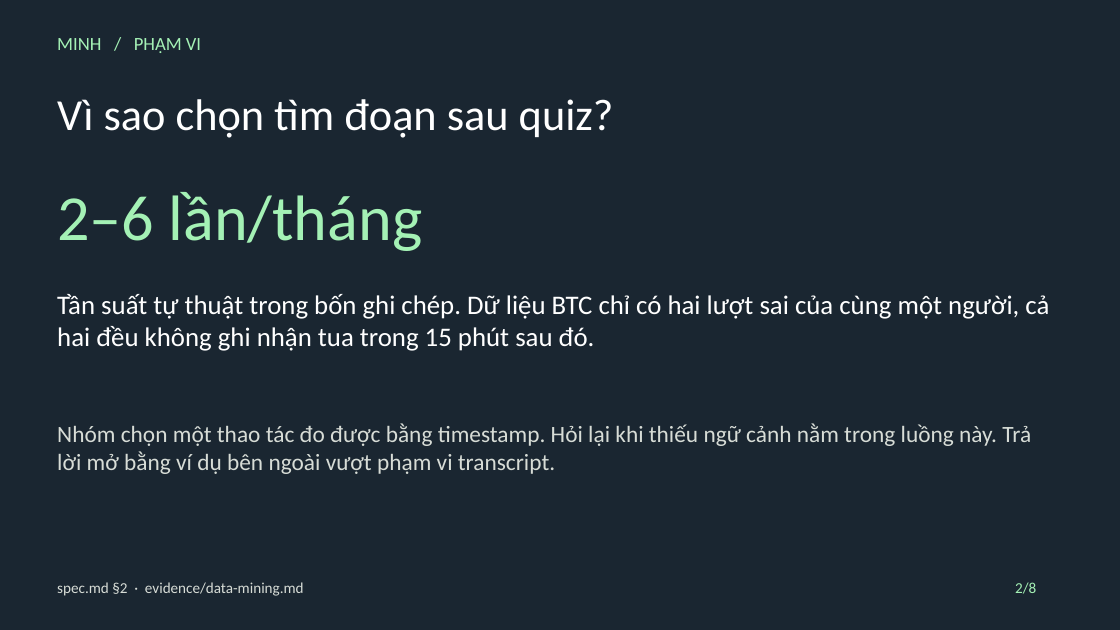
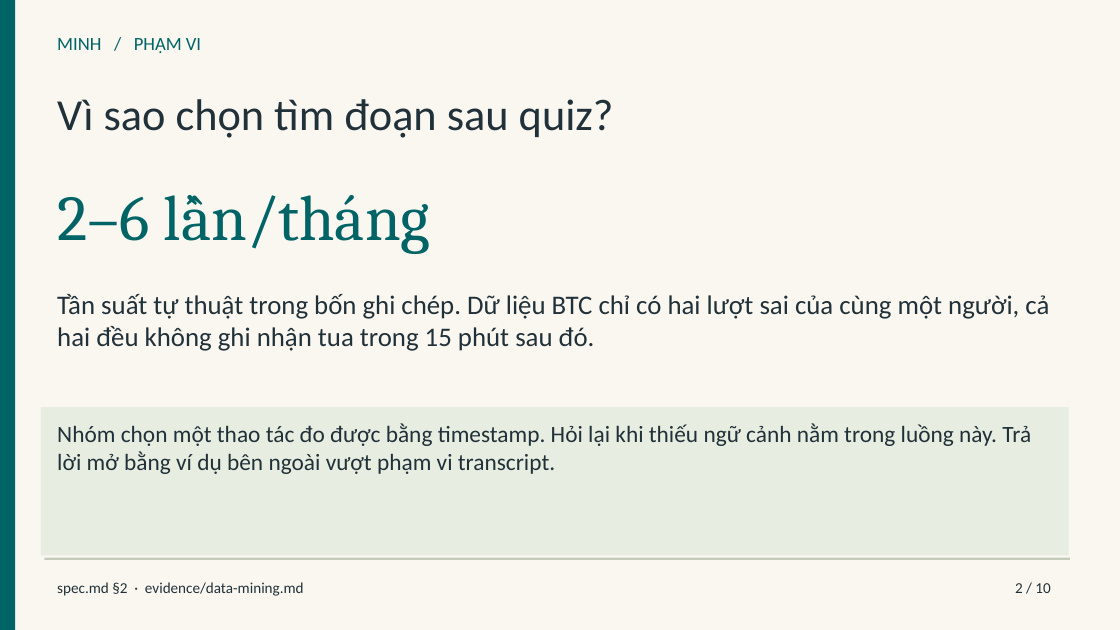
Before and after one commit to Quoosc/K5-Day15-L3B-Day-dut-noi-dau, a slide deck: slide 2 of slides/demo-slides.pptx. Drawn at 1120x630 pixels with LibreOffice and Linux fonts; fonts in the diff are those of the drawing. Boxes give left, top, right and bottom in pixels: in the first picture for what was removed or moved away, otherwise in the second. Text is boxed around its words. In the diff, an @@ line names an element or a change of style, - is before the commit and + after.

Commit message:
Refresh demo presentation and add evaluation and workflow evidence

```diff
--- a/slides/demo-slides.pptx
+++ b/slides/demo-slides.pptx
@@ background #1A2631 to #FAF7F1 @@
@@ rectangle added at <box>0,0,15,630</box>, fill #006466 @@
@@ text "MINH / PHẠM VI" at <box>57,38,201,53</box>: text colour #A4F1B5 to #006466 @@
@@ text "Vì sao chọn tìm đoạn ..." at <box>57,99,614,138</box>: text colour #FFFFFF to #213139 @@
@@ text "2–6 lần/tháng" at <box>57,195,430,254</box>: font Calibri to Cambria, text colour #A4F1B5 to #006466 @@
@@ text "Tần suất tự thuật trong ..." at <box>57,294,1049,351</box>: text colour #FFFFFF to #213139 @@
@@ rectangle added at <box>41,408,1070,555</box>, fill #E7EDE1 @@
@@ text "Nhóm chọn một thao tác ..." at <box>57,423,1031,474</box>: text colour #D7DCD6 to #213139 @@
@@ rectangle added at <box>45,558,1070,560</box>, fill #C4CCB9 @@
@@ text "spec.md §2 · evidence/data-mining.md" at <box>57,582,304,596</box>: text colour #D7DCD6 to #213139 @@
@@ text at <box>1015,583,1050,593</box>: text changed; text colour #A4F1B5 to #213139 @@
-2/8
+2 / 10
```
Also in this commit, not shown: 7 other slides changed, 2 slides added, 1 other file.
